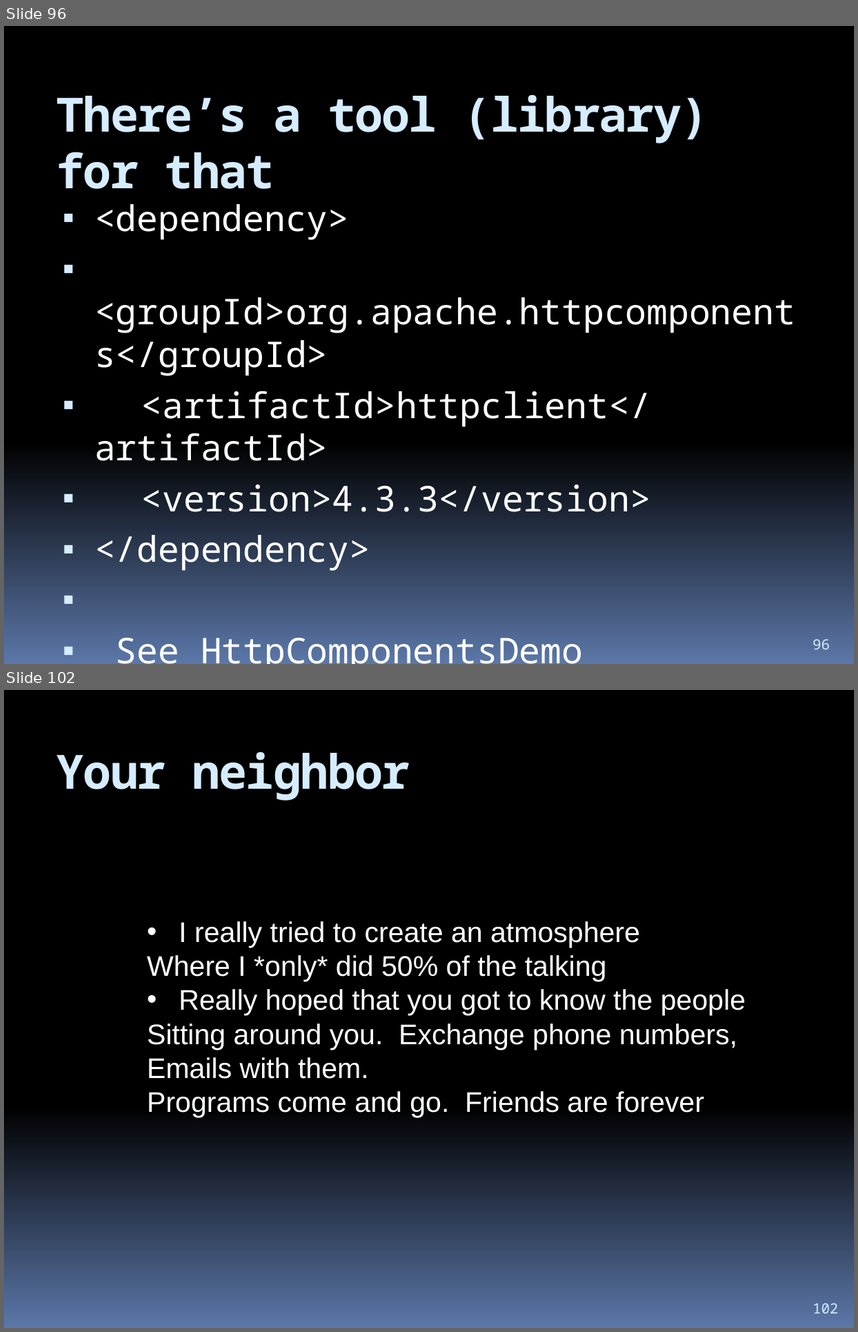
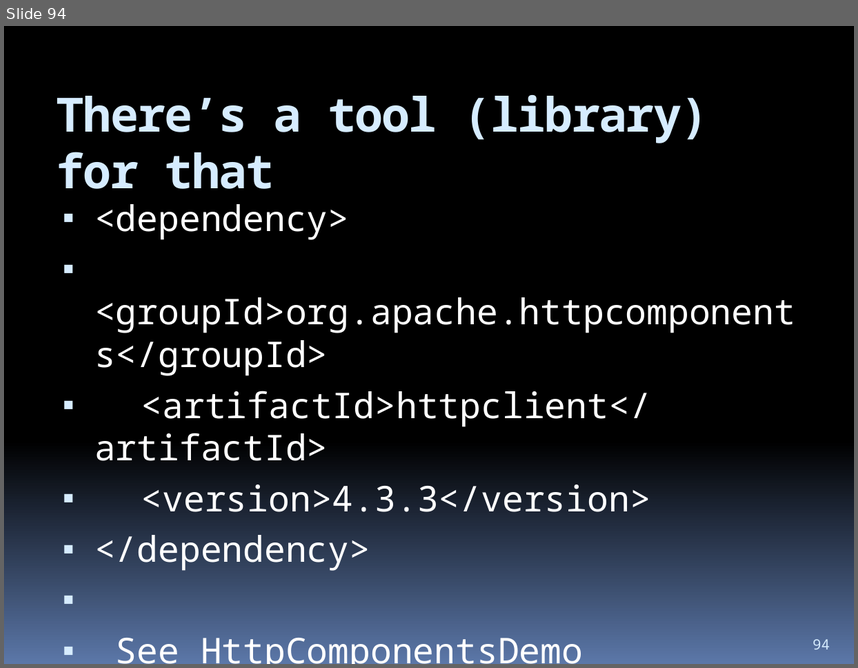
Before and after one commit to hchan/comp2613, a slide deck: coursePresentation.pptx. Shown one above the other, each under a label of ours: slides 96 and 102 before the commit, slide 94 after it; the slides between them are not shown. The pictures are 858x1332 and 858x668 pixels, drawn with LibreOffice and Linux fonts; fonts in the diff are those of the drawing. Boxes give left, top, right and bottom in pixels: in the first picture for what was removed or moved away, otherwise in the second. Text is boxed around its words. In the diff, an @@ line names an element or a change of style, - is before the commit and + after.

```diff
--- a/coursePresentation.pptx
+++ b/coursePresentation.pptx
@@ slide 102 removed at box(4, 690, 854, 1328), background gradient #000000 to #5B77A8 @@
@@ title removed at box(56, 752, 410, 800) @@
-Your neighbor
@@ text removed at box(147, 921, 746, 1118) @@
-• I really tried to create an atmosphere
-Where I *only* did 50% of the talking
-• Really hoped that you got to know the people
-Sitting around you. Exchange phone numbers,
-Emails with them.
-Programs come and go. Friends are forever
@@ page number removed at box(813, 1303, 838, 1313) @@
-102
@@ what was slide 96 is now slide 94 @@
@@ page number at box(813, 639, 830, 649): text changed @@
-96
+94
```
Also in this commit, not shown: 2 slides changed, 2 slides added, 6 other slides removed, 3 other files.
